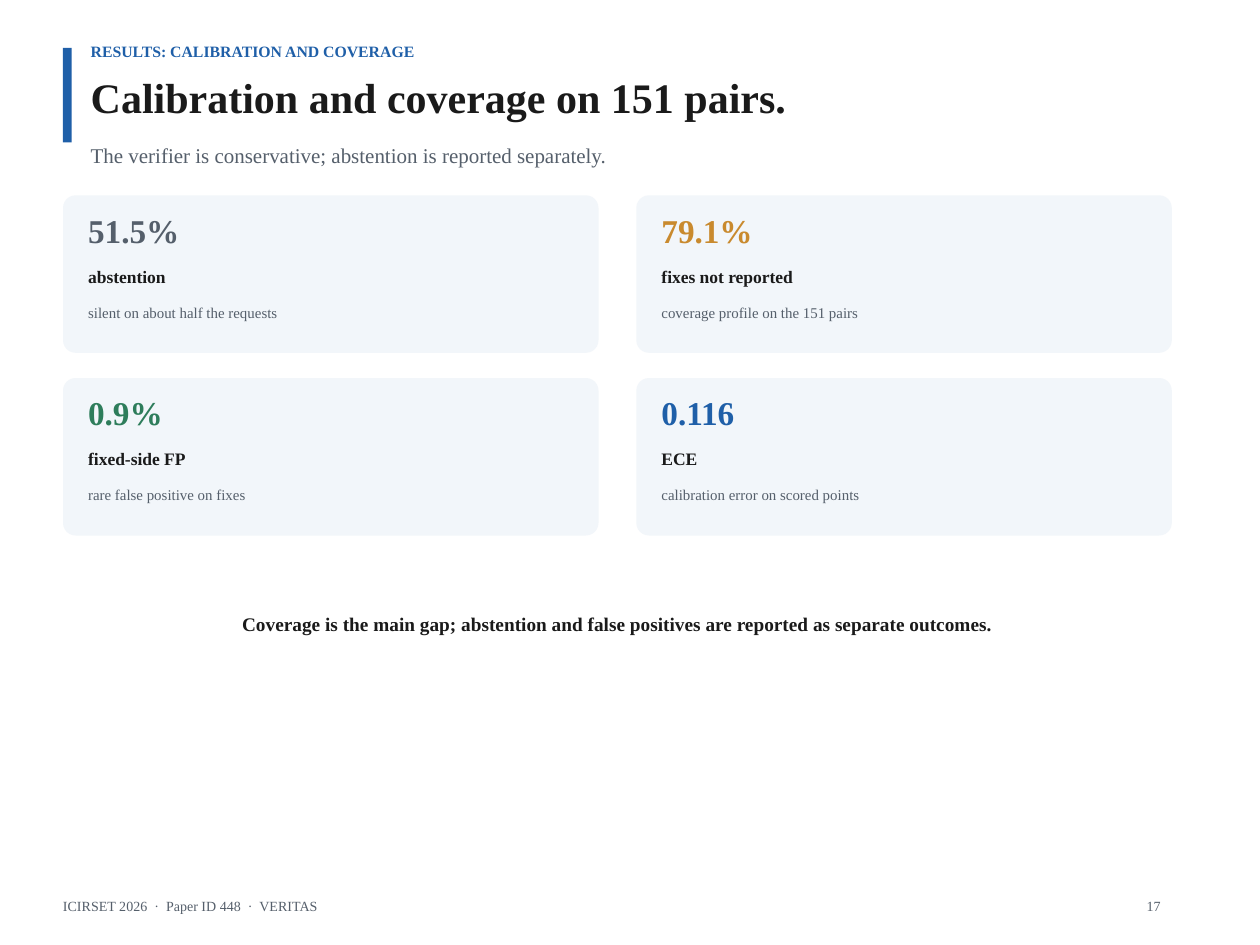
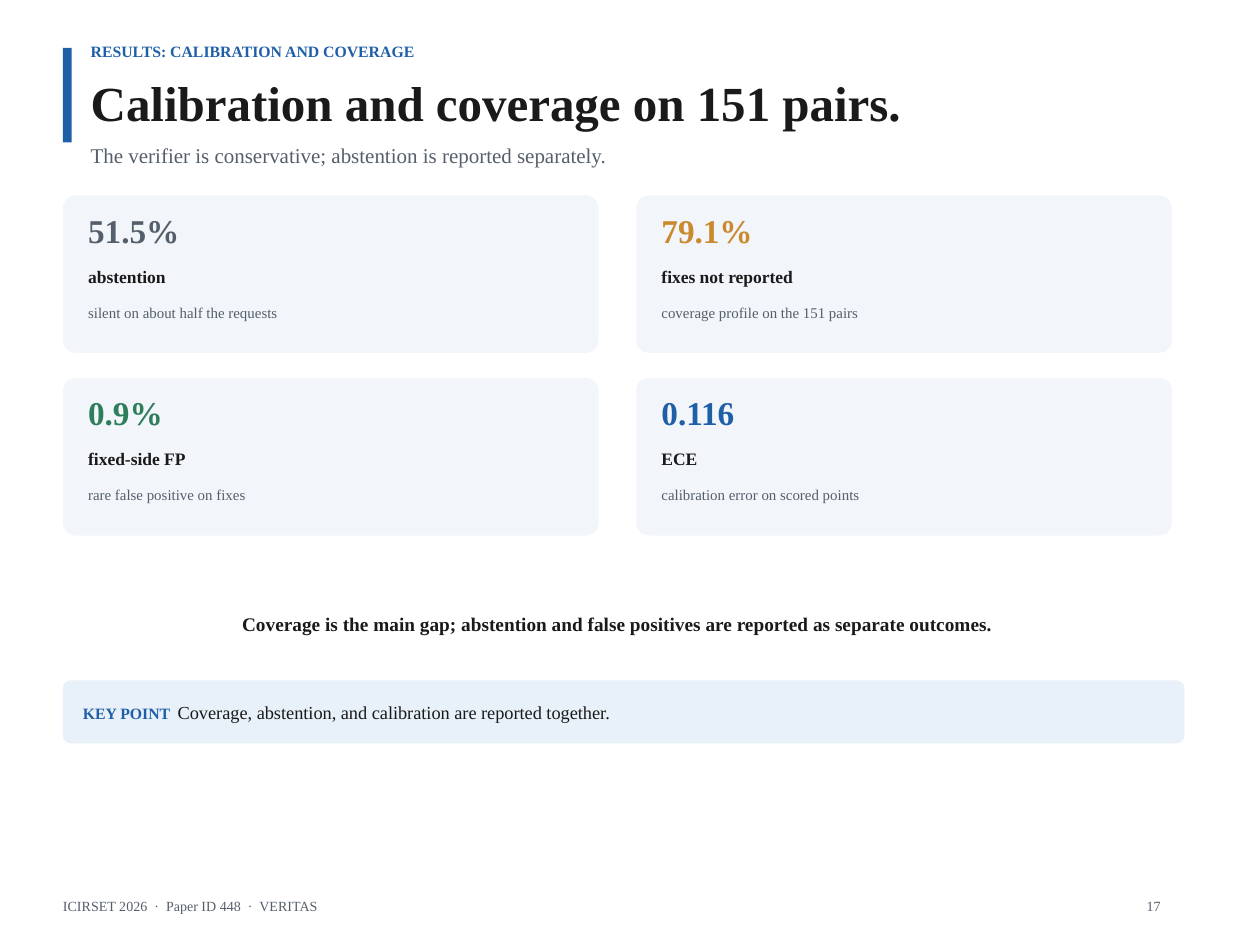
Before and after one commit to AmonWasHere/Proto, a slide deck: slide 17 of paper/ICIRSET-26_VERITAS_Presentation.pptx. Drawn at 1260x945 pixels with LibreOffice and Linux fonts; fonts in the diff are those of the drawing. Boxes give left, top, right and bottom in pixels: in the first picture for what was removed or moved away, otherwise in the second. Text is boxed around its words. In the diff, an @@ line names an element or a change of style, - is before the commit and + after.

Commit message:
Enlarge slide headings and add key-point support text

```diff
--- a/paper/ICIRSET-26_VERITAS_Presentation.pptx
+++ b/paper/ICIRSET-26_VERITAS_Presentation.pptx
@@ text "Calibration and coverage on 151 ..." at bbox=[91, 87, 900, 131]: size 24 to 28 pt @@
@@ rounded rectangle added at bbox=[63, 680, 1184, 743], fill #E8F0F9, 10.5 pt, text #1A1A1A @@
+KEY POINT Coverage, abstention, and calibration are reported together.
```
Also in this commit, not shown: 15 other slides changed, 1 other file.
